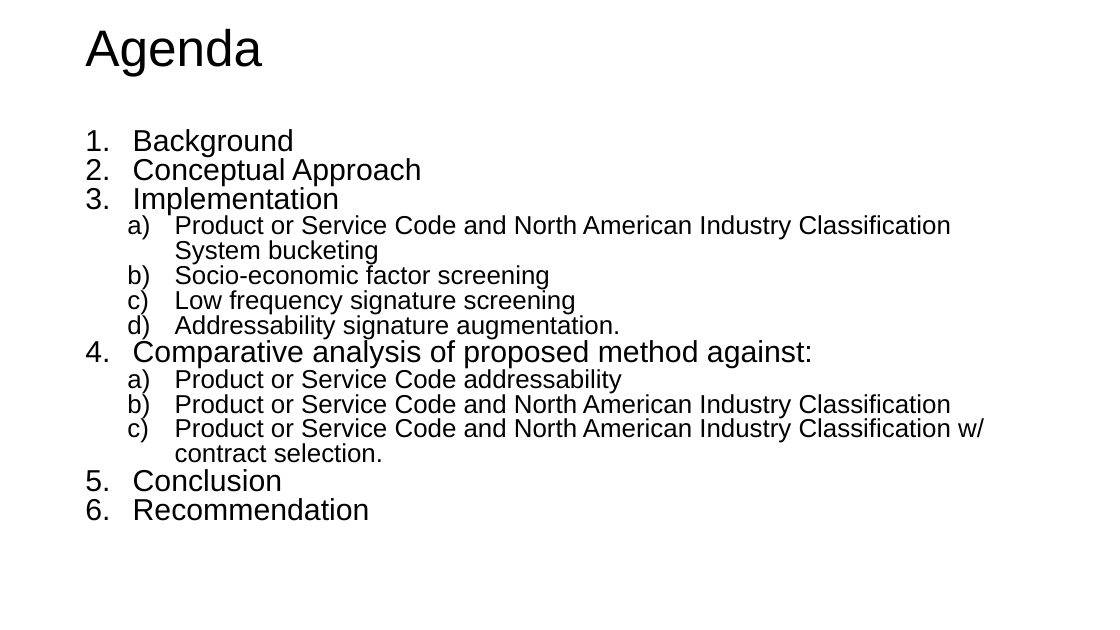
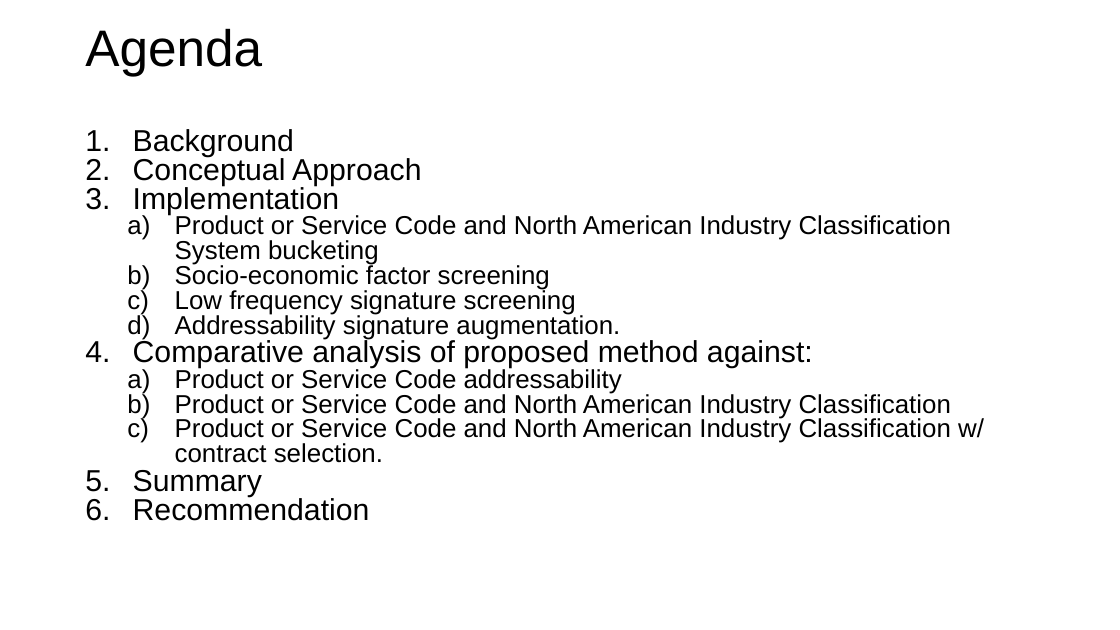
Before and after one commit to mrbest/CombinedAddressability, a slide deck: slide 2 of CombinedAddressability.pptx (slide 1 before the commit). Drawn at 1120x630 pixels with LibreOffice and Linux fonts; fonts in the diff are those of the drawing; background and template pictures are left out. Boxes give left, top, right and bottom in pixels: in the first picture for what was removed or moved away, otherwise in the second. Text is boxed around its words. In the diff, an @@ line names an element or a change of style, - is before the commit and + after.

```diff
--- a/CombinedAddressability.pptx
+++ b/CombinedAddressability.pptx
@@ text at (133, 470, 262, 497): text changed @@
-5. Conclusion
+5. Summary
```
Also in this commit, not shown: 4 other slides changed, 6 slides added, 5 other files.
